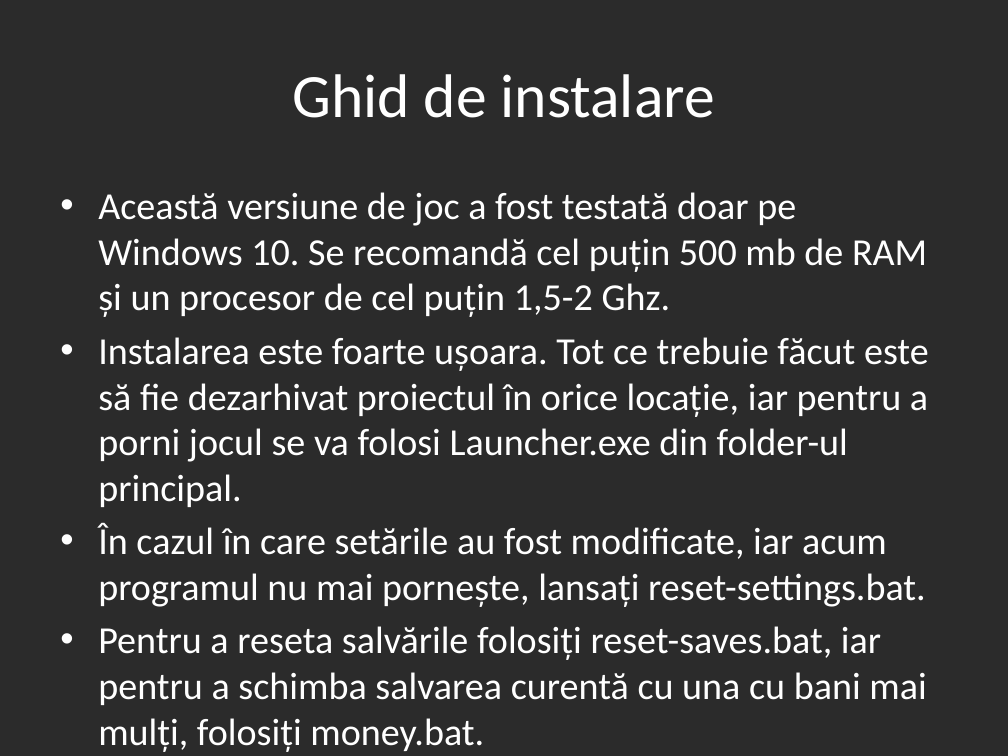
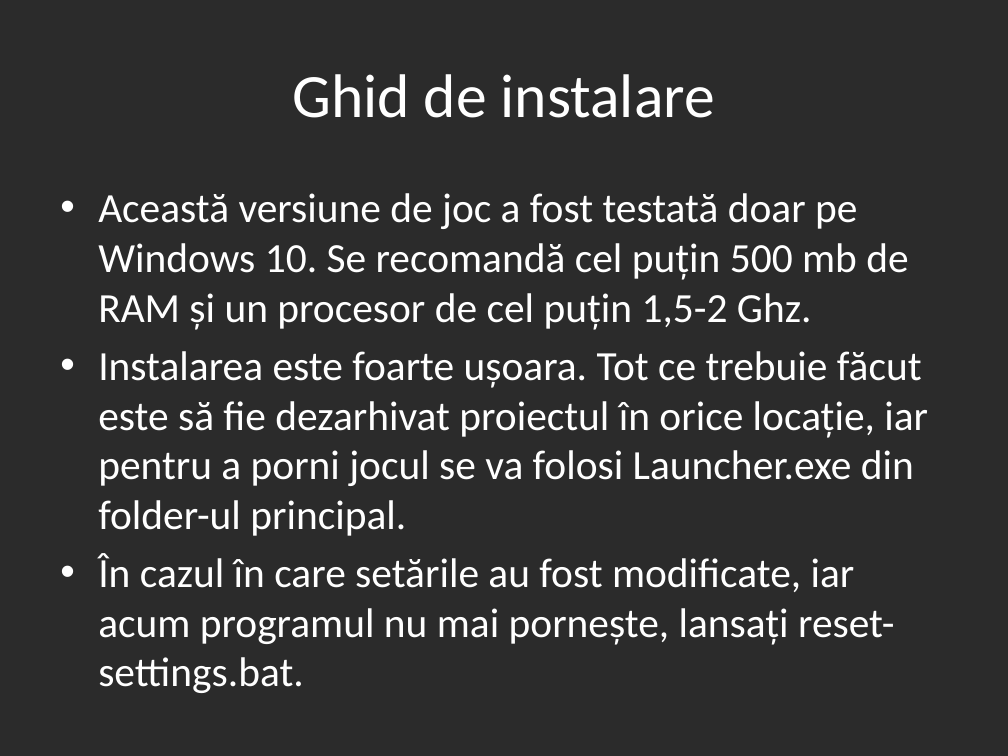
Before and after one commit to PixelRetroGames-org/Pixel-World---Duel-Mode---Launcher-v2, a slide deck: slide 42 of PRG Presentation(RO).pptx. Drawn at 1008x756 pixels with LibreOffice and Linux fonts; fonts in the diff are those of the drawing; background and template pictures are left out; a plain dark background stands for a picture behind light text. Boxes give left, top, right and bottom in pixels: in the first picture for what was removed or moved away, otherwise in the second. Text is boxed around its words. In the diff, an @@ line names an element or a change of style, - is before the commit and + after.

```diff
--- a/PRG Presentation(RO).pptx
+++ b/PRG Presentation(RO).pptx
@@ text "Această versiune de joc a ..." at [98,193,928,693]: size 27.2 to 29.6 pt @@
@@ text at [98,626,926,752]: paragraph removed @@
-• Pentru a reseta salvările folosiți reset-saves.bat, iar pentru a schimba salvarea curentă cu una cu bani mai mulți, folosiți money.bat.
```
Also in this commit, not shown: 2 other slides changed, 3 other files.
